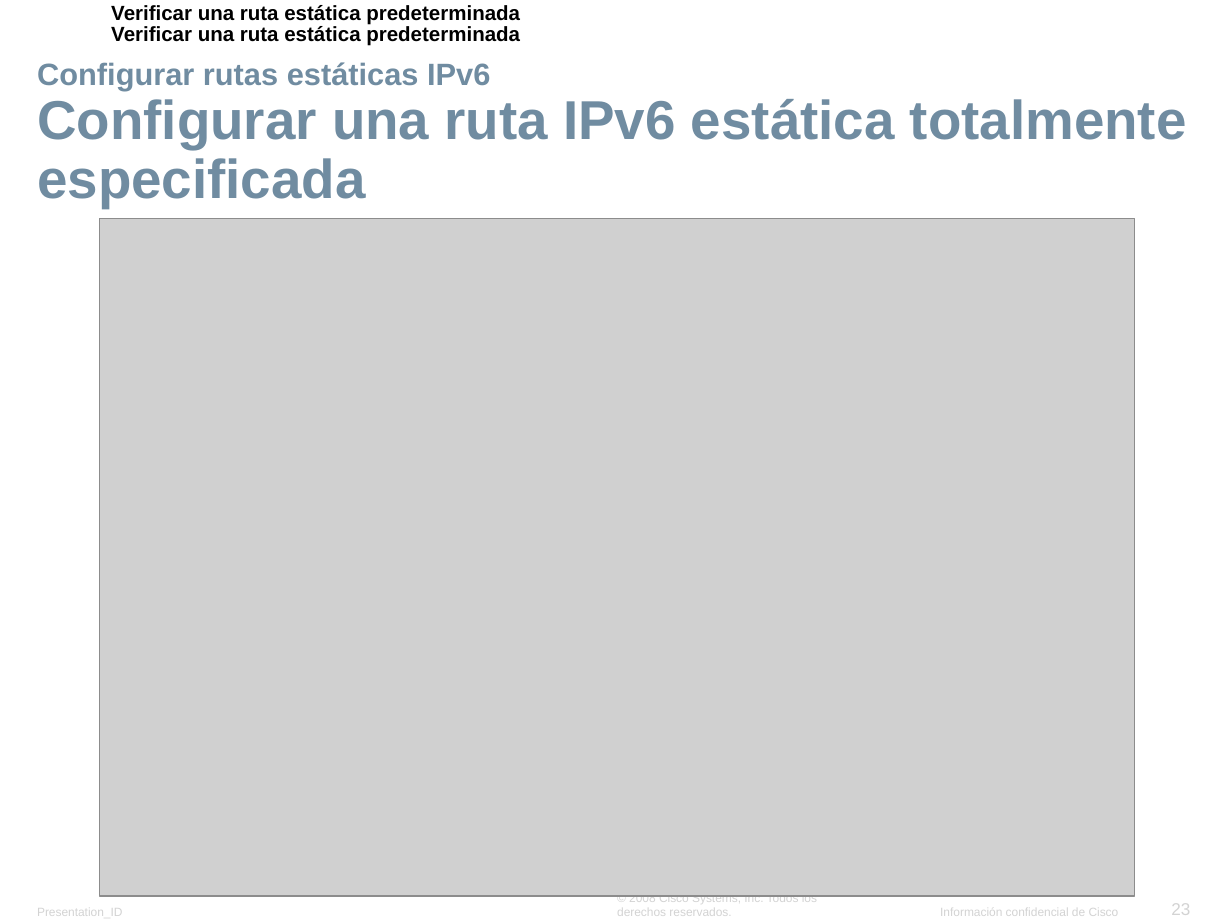
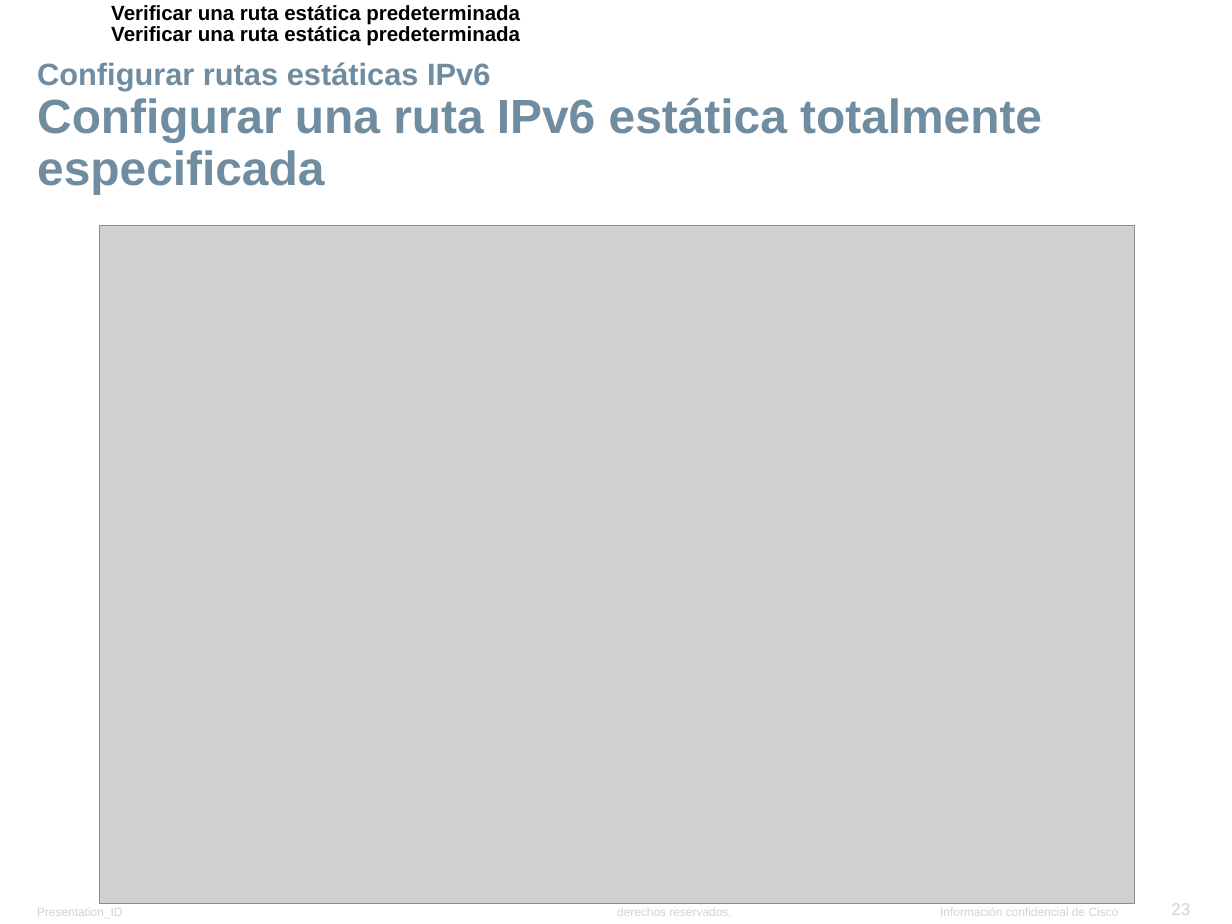
Before and after one commit to lizetheP/Seguridad, a slide deck: slide 23 of CalendarioAgo23/Presentaciones/6_Ruteo_estatico.pptx. Drawn at 1232x924 pixels with LibreOffice and Linux fonts; fonts in the diff are those of the drawing; grey boxes stand for pictures; background and template pictures are left out. Boxes give left, top, right and bottom in pixels: in the first picture for what was removed or moved away, otherwise in the second. Text is boxed around its words. In the diff, an @@ line names an element or a change of style, - is before the commit and + after.

```diff
--- a/CalendarioAgo23/Presentaciones/6_Ruteo_estatico.pptx
+++ b/CalendarioAgo23/Presentaciones/6_Ruteo_estatico.pptx
@@ title "Configurar rutas estáticas IPv6 Configurar ..." at box(37, 62, 1042, 194): size 32 to 28 pt in "Configurar una ruta IPv6 estática totalmente especificada" @@
@@ picture: place and size @@
-picture at box(99, 218, 1135, 896)
+picture at box(100, 225, 1136, 903)
```
Also in this commit, not shown: 4 other slides changed, 18 other files.
